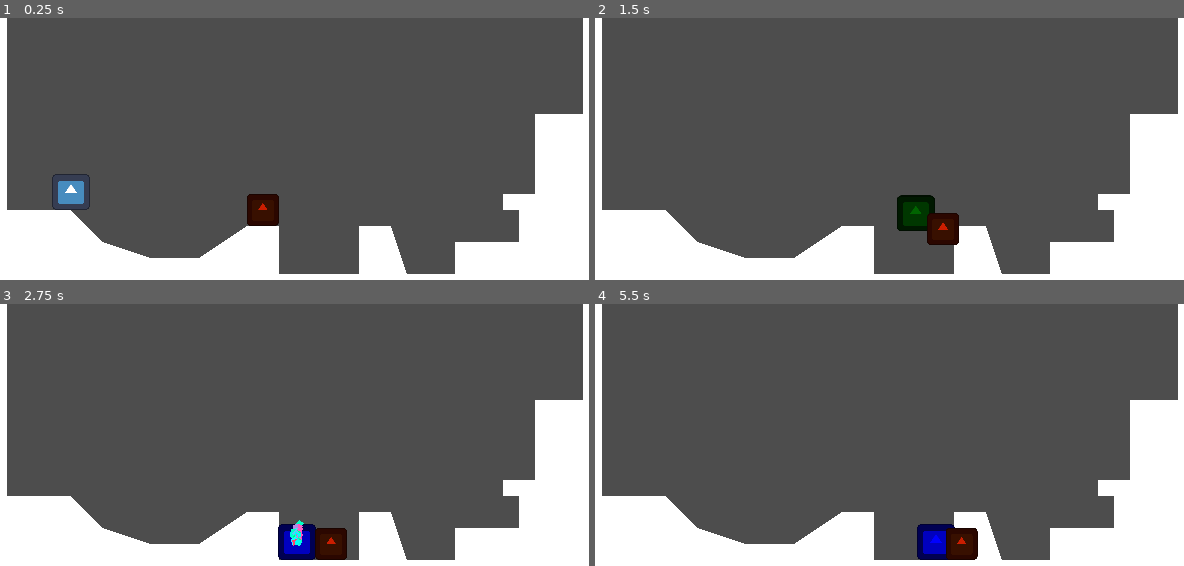
Above: before the commit, frames 1-4 (two rows, left to right).
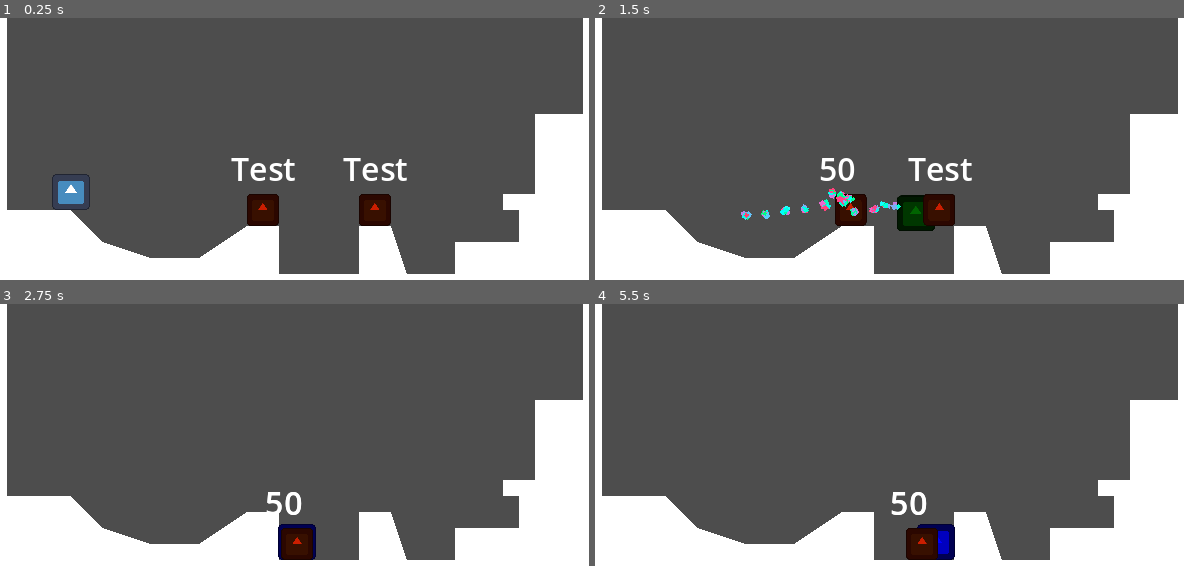
Above: after the commit, the same moments.

Repository: elderaka/internpro
Game: Godot game, scene res://World/test_world.tscn
The game is run twice, just before and just after one commit, with the same random seed, the same clock (stepped at 60 frames per second) and the same inputs. The engine's default icon, where the game draws it, is replaced by a stand-in: a white triangle on a blue panel in a dark square.
Inputs (mouse positions are in pixels of both pictures, inside the frame that each line leads up to):
- Up to frame 1 (0.25 s): no input
- Up to frame 2 (1.5 s): tap Enter (ui_accept) at 0.5, 0.77 s; move the mouse to (1013, 180) at 0.52 s; press the mouse at (1013, 180) at 0.53 s; hold Right (ui_right) from 0.53 s (still down); move the mouse to (748, 217) at 1.27 s; release the mouse at (748, 217) at 1.28 s; click (748, 217) at 1.35 s
- Up to frame 3 (2.75 s): tap Enter (ui_accept) at 1.52 s; move the mouse to (341, 403) at 2.02 s; release Right (ui_right) at 2.03 s; press the mouse at (341, 403) at 2.03 s; hold Left (ui_left) from 2.03 s (still down)
- Up to frame 4 (5.5 s): move the mouse to (842, 555) at 2.77 s; release Left (ui_left) at 2.78 s; release the mouse at (842, 555) at 2.78 s; hold Right (ui_right) 2.78-4.28 s; click (842, 555) at 2.85 s; tap Enter (ui_accept) at 3.02, 3.77, 4.52 s; move the mouse to (1066, 537) at 3.52 s; press the mouse at (1066, 537) at 3.53 s; move the mouse to (683, 429) at 4.27 s; release the mouse at (683, 429) at 4.28 s; hold Left (ui_left) 4.28-5.03 s; click (683, 429) at 4.35 s; move the mouse to (907, 484) at 5.02 s; press the mouse at (907, 484) at 5.03 s; hold Right (ui_right) from 5.03 s (still down)

The runs differ from the first frame. In frame 1, 1.4% of the frame differs, in the area x 39-70%, y 53-80%; in frame 2, 2.6%, in the area x 24-65%, y 53-87%; in frame 3, 1.6%; in frame 4, 1.6%.
Error before the commit: Invalid assignment of property or key 'transform' with value of type 'Transform2D' on a base object of type 'null instance'. (res://World/Player/player.gd:85)
Error after the commit: Invalid assignment of property or key 'transform' with value of type 'Transform2D' on a base object of type 'null instance'. (res://World/Player/player.gd:86)

Commit message:
Added Stats
Added stats for finding experimental stats that feels good to use.

Diff:
--- /dev/null
+++ b/World/DefaultPlayerStats.tres
@@ -0,0 +1,14 @@
+[gd_resource type="Resource" script_class="Player_Statistic" load_steps=2 format=3 uid="uid://b1h873cax03uu"]
+
+[ext_resource type="Script" path="res://World/PlayerStats.gd" id="1_muqko"]
+
+[resource]
+script = ExtResource("1_muqko")
+health = 100
+damage = 50
+fireRate = 1.0
+critChance = 0.5
+critDamage = 0.5
+pierce = 0
+knockback = 1.0
+lifeSteal = 0.0
--- a/World/Player/player.gd
+++ b/World/Player/player.gd
@@ -2,6 +2,7 @@
 
 
 @export var movement_data : PlayerMovementData
+@export var stats : Player_Statistic
 @export var Bullet : PackedScene
 
 # Get the gravity from the project settings to be synced with RigidBody nodes.
@@ -89,5 +90,14 @@
 	remove_child(b)
 	owner.add_child(b)
 	b.speed = 300
+	b.damage = critical()
 	b.transform = marker_2d.transform
 	b.global_position = muzzle.global_position
+
+func critical():
+	randomize()
+	var percent = randf()
+	var newDamage = stats.damage
+	if percent <= stats.critChance:
+		newDamage += (newDamage * stats.critDamage)
+	return newDamage
--- a/World/Player/player.tscn
+++ b/World/Player/player.tscn
@@ -1,9 +1,10 @@
-[gd_scene load_steps=6 format=3 uid="uid://q5yetob6f52p"]
+[gd_scene load_steps=7 format=3 uid="uid://q5yetob6f52p"]
 
 [ext_resource type="Script" path="res://World/Player/player.gd" id="1_aa5cq"]
 [ext_resource type="Texture2D" uid="uid://88t1elds7jx0" path="res://icon.svg" id="1_jalrq"]
 [ext_resource type="Resource" uid="uid://daqddfix00vyf" path="res://World/DefaultPlayerMovement.tres" id="2_davsx"]
 [ext_resource type="PackedScene" uid="uid://tq84lvm16ah1" path="res://World/Player/projectile.tscn" id="3_8c6n1"]
+[ext_resource type="Resource" uid="uid://b1h873cax03uu" path="res://World/DefaultPlayerStats.tres" id="3_v1hnw"]
 
 [sub_resource type="RectangleShape2D" id="RectangleShape2D_ekmf4"]
 size = Vector2(18, 18)
@@ -15,6 +16,7 @@
 floor_snap_length = 3.0
 script = ExtResource("1_aa5cq")
 movement_data = ExtResource("2_davsx")
+stats = ExtResource("3_v1hnw")
 Bullet = ExtResource("3_8c6n1")
 
 [node name="Sprite2D" type="Sprite2D" parent="."]
--- /dev/null
+++ b/World/PlayerStats.gd
@@ -0,0 +1,11 @@
+class_name Player_Statistic
+extends Resource
+
+@export var health = 100
+@export var damage = 50
+@export var fireRate = 1.0
+@export var critChance = 0.0
+@export var critDamage = 0.1
+@export var pierce = 0
+@export var knockback = 1.0
+@export var lifeSteal = 0.0
--- a/World/Projectile.gd
+++ b/World/Projectile.gd
@@ -1,10 +1,20 @@
 extends Area2D
 
 @export var speed = 300
+@export var damage = 50
+@export var pierce = 2
+@export var force = 1
 
 func _physics_process(delta):
 	position += transform.x * speed * delta
 
 
 func _on_body_entered(body):
-	queue_free()
+	if body.is_in_group("enemy"):
+		body.take_damage(damage)
+		if pierce > 0:
+			pierce -= 1
+		else:
+			queue_free()
+	else:
+		queue_free()
--- a/World/enemy.gd
+++ b/World/enemy.gd
@@ -1,6 +1,8 @@
 extends CharacterBody2D
 
 @export var movement_data : EnemyMovementData
+
+@onready var label = $Label
 
 var gravity = ProjectSettings.get_setting("physics/2d/default_gravity")
 var player_chase = false
@@ -24,11 +26,13 @@
 	player = body
 	player_chase = true
 
-
-
 func _on_detection_area_body_exited(body):
 	player = null
 	player_chase = false
 
 func _on_hitbox_area_entered(area):
-	queue_free()
+	pass
+	#queue_free()
+
+func take_damage(damage):
+	label.text = str(damage)
--- a/World/enemy.tscn
+++ b/World/enemy.tscn
@@ -13,10 +13,9 @@
 [sub_resource type="RectangleShape2D" id="RectangleShape2D_pxq50"]
 size = Vector2(16, 16)
 
-[node name="Enemy" type="CharacterBody2D"]
+[node name="Enemy" type="CharacterBody2D" groups=["enemy"]]
 position = Vector2(0, -8)
 collision_layer = 4
-collision_mask = 3
 script = ExtResource("1_8k0rg")
 movement_data = ExtResource("2_2741o")
 
@@ -35,12 +34,19 @@
 [node name="CollisionShape2D" type="CollisionShape2D" parent="DetectionArea"]
 shape = SubResource("CircleShape2D_603yt")
 
-[node name="Hitbox" type="Area2D" parent="."]
+[node name="Hitbox" type="Area2D" parent="." groups=["enemy"]]
 collision_layer = 4
 collision_mask = 8
 
-[node name="CollisionShape2D" type="CollisionShape2D" parent="Hitbox"]
+[node name="CollisionShape2D" type="CollisionShape2D" parent="Hitbox" groups=["enemy"]]
 shape = SubResource("RectangleShape2D_pxq50")
+
+[node name="Label" type="Label" parent="."]
+offset_left = -16.0
+offset_top = -32.0
+offset_right = 17.0
+offset_bottom = -6.0
+text = "Test"
 
 [connection signal="body_entered" from="DetectionArea" to="." method="_on_detection_area_body_entered"]
 [connection signal="body_exited" from="DetectionArea" to="." method="_on_detection_area_body_exited"]
--- a/World/test_world.tscn
+++ b/World/test_world.tscn
@@ -20,3 +20,6 @@
 
 [node name="Enemy" parent="." instance=ExtResource("3_ihor0")]
 position = Vector2(152, 88)
+
+[node name="Enemy2" parent="." instance=ExtResource("3_ihor0")]
+position = Vector2(208, 88)
